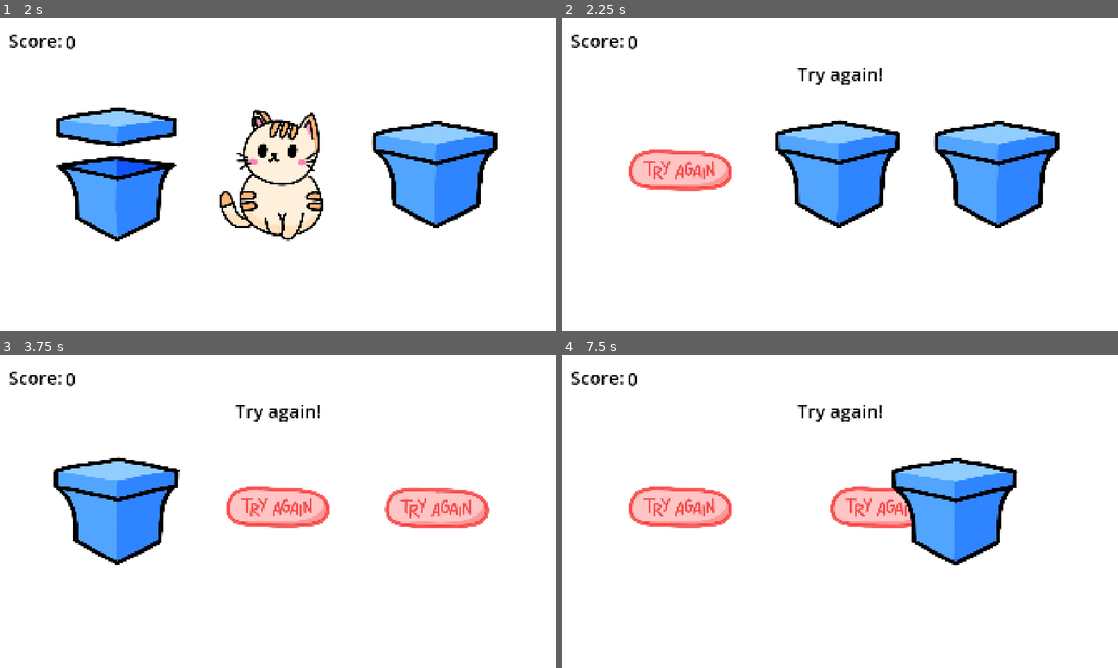
Above: before the commit, frames 1-4 (two rows, left to right).
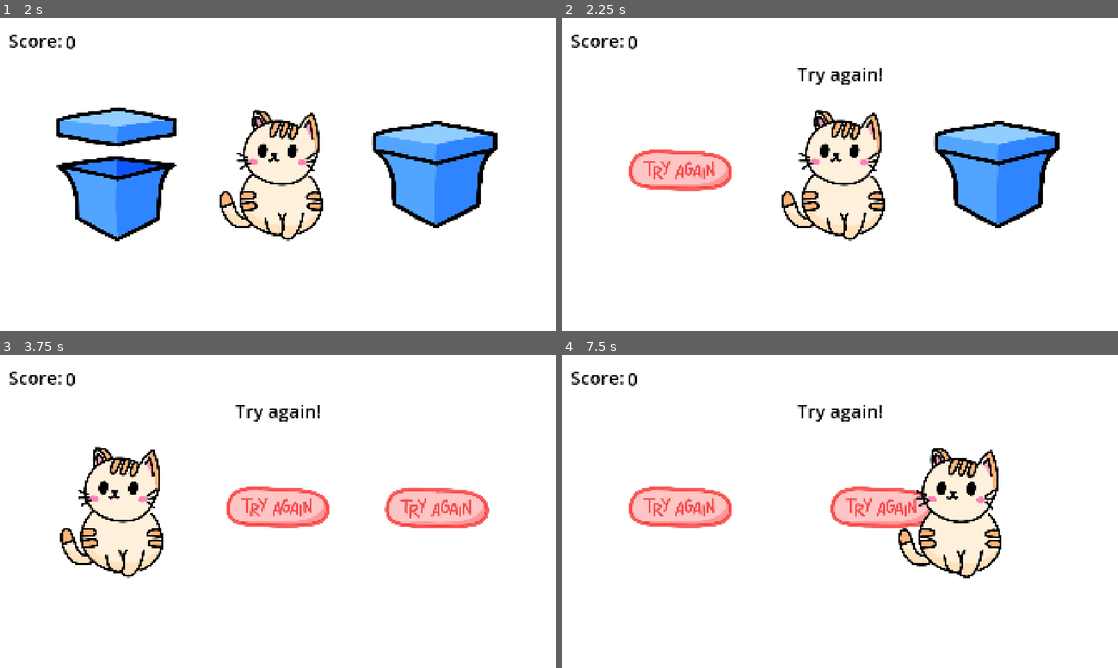
Above: after the commit, the same moments.

Repository: augustgrantham/gamejam2026
Game: Godot game, scene res://scenes/mainmenu.tscn
Same seed, same stepped clock (60 frames per second), same inputs: the game is played once before the commit and once after it.
Inputs (mouse positions are in pixels of both pictures, inside the frame that each line leads up to):
- Up to frame 1 (2 s): click (278, 224) at 0.5 s; tap Enter at 1.25 s; move the mouse to (116, 171) at 1.27 s; click (116, 171) at 1.42 s
- Up to frame 2 (2.25 s): tap Space at 2 s; move the mouse to (840, 171) at 2.02 s; click (840, 171) at 2.17 s
- Up to frame 3 (3.75 s): tap Enter at 2.75 s; move the mouse to (433, 508) at 2.77 s; click (433, 508) at 2.92 s; move the mouse to (250, 574) at 3.52 s; click (250, 574) at 3.67 s
- Up to frame 4 (7.5 s): move the mouse to (1006, 558) at 4.27 s; click (1006, 558) at 4.42 s; click (840, 561) at 5 s; tap Space at 5.75, 7.25 s; move the mouse to (673, 464) at 5.77 s; click (673, 464) at 5.92 s; tap Enter at 6.5 s; move the mouse to (867, 511) at 6.52 s; click (867, 511) at 6.67 s; move the mouse to (756, 433) at 7.27 s; click (756, 433) at 7.42 s

Frame 1 is identical in both runs. In frame 2, 6.4% of the frame differs, in the area x 38-61%, y 29-72%; in frame 3, 6.4%, in the area x 9-33%, y 29-72%; in frame 4, 6.4%.

Commit message:
Reveal cat on failed guess

Diff:
--- a/where's-schrodinger's-cat-/scripts/game.gd
+++ b/where's-schrodinger's-cat-/scripts/game.gd
@@ -46,6 +46,7 @@
 	boxClicked(box3,3)
 
 func boxClicked(game_box,id):
+	# makes sure you haven't already picked one this round
 	if(!boxSelected):
 		AudioController.play_box_opening()
 		if (game_box == winning_box_node):
@@ -64,6 +65,7 @@
 		else:
 			await game_box.open_box_animation()
 			game_box.empty_box_animation()
+			winning_box_node.cat_hehe()
 			boxSelected = true
 			winStatuslabel.text = "Try again!"
 			await get_tree().create_timer(2.0).timeout
